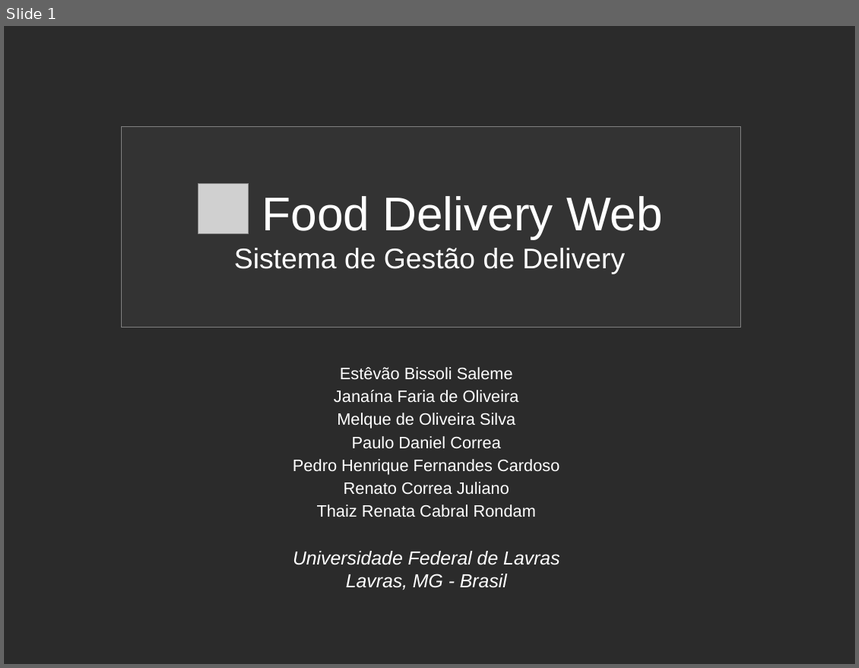
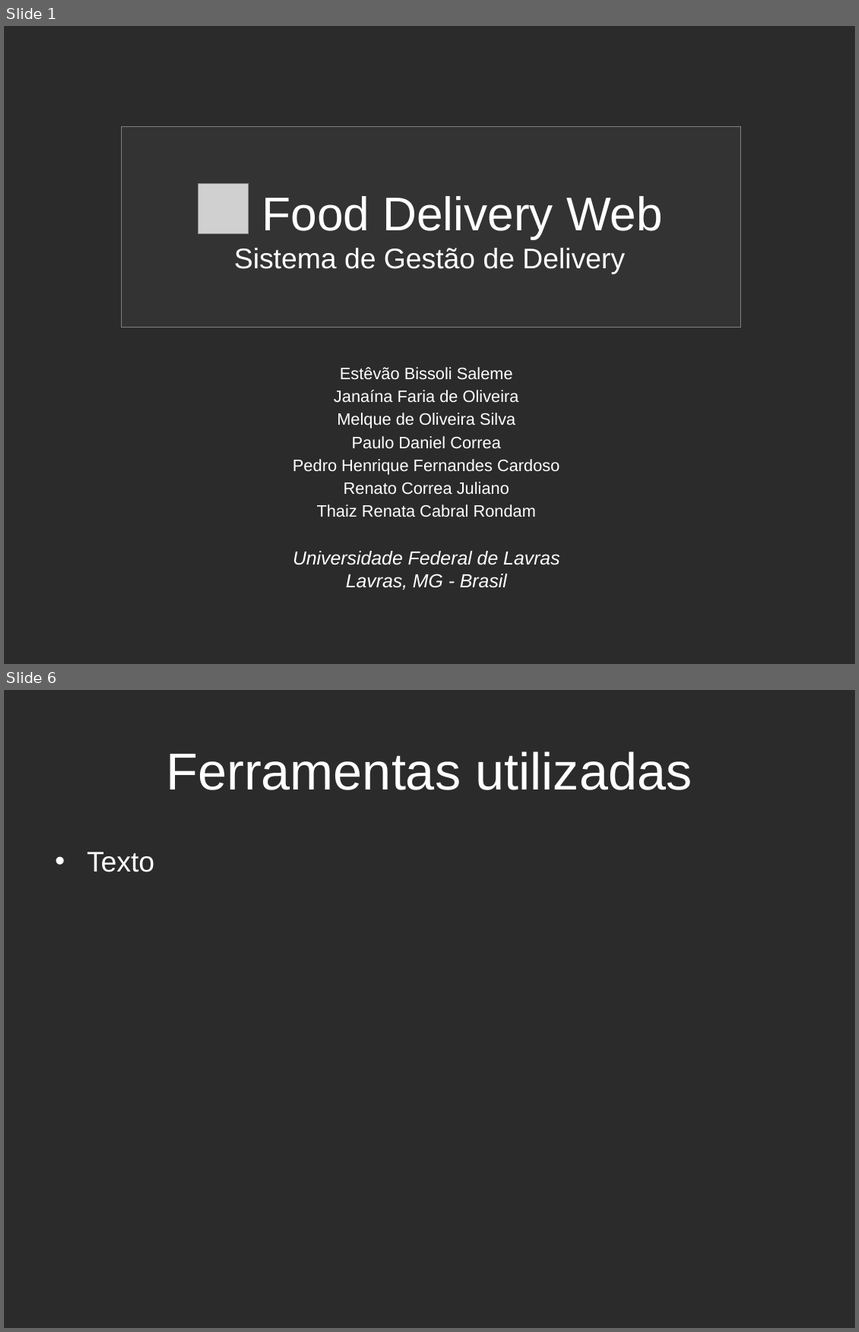
Before and after one commit to estevaosaleme/fooddeliveryweb, a slide deck: Documentacao/Outros Documentos/Apresentação FoodDeliveryWeb.odp. Shown one above the other, each under a label of ours: slide 1 before the commit, slides 1 and 6 after it; the slides between them are not shown. The pictures are 859x668 and 859x1332 pixels, drawn with LibreOffice and Linux fonts; fonts in the diff are those of the drawing; grey boxes stand for pictures; background and template pictures are left out; a plain dark background stands for a picture behind light text. Boxes give left, top, right and bottom in pixels: in the first picture for what was removed or moved away, otherwise in the second. Text is boxed around its words. In the diff, an @@ line names an element or a change of style, - is before the commit and + after.

```diff
--- a/Documentacao/Outros Documentos/Apresentação FoodDeliveryWeb.odp
+++ b/Documentacao/Outros Documentos/Apresentação FoodDeliveryWeb.odp
@@ slide 6 added at (4,690,855,1328), background picture (left out) @@
@@ title added at (167,752,692,790), 44 pt, text #FFFFFF @@
+Ferramentas utilizadas
@@ text added at (87,852,154,872), 24 pt, text #FFFFFF @@
+• Texto
```
Also in this commit, not shown: 9 other slides added, 2 slides removed, 1 other file.
